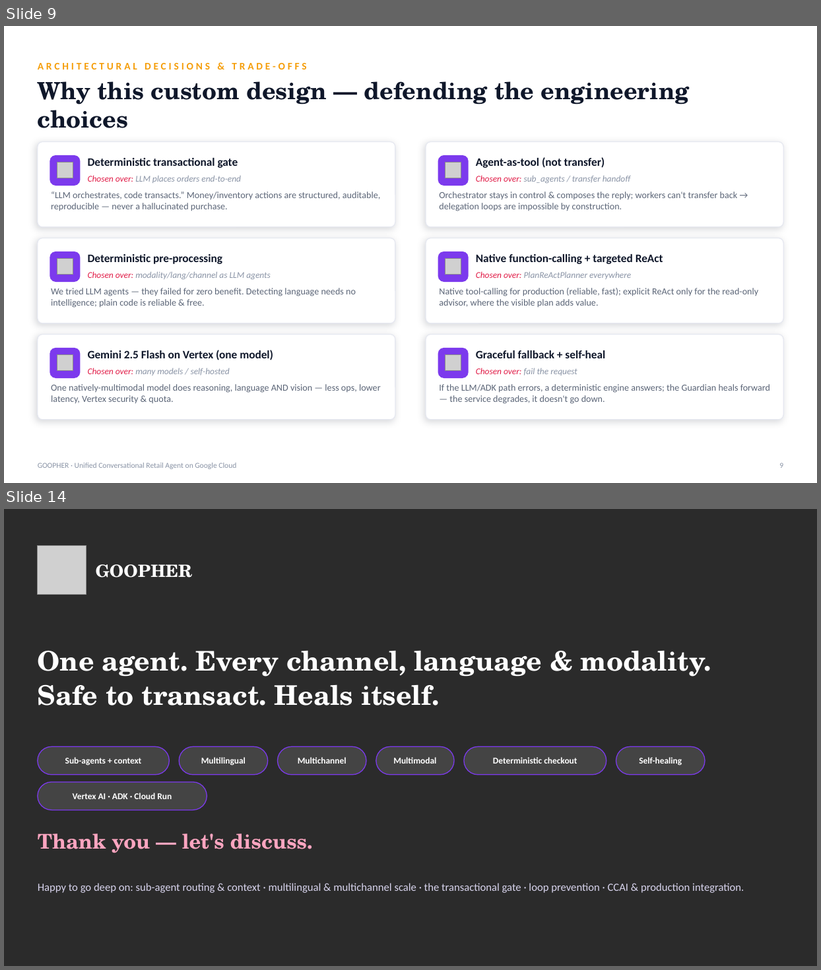
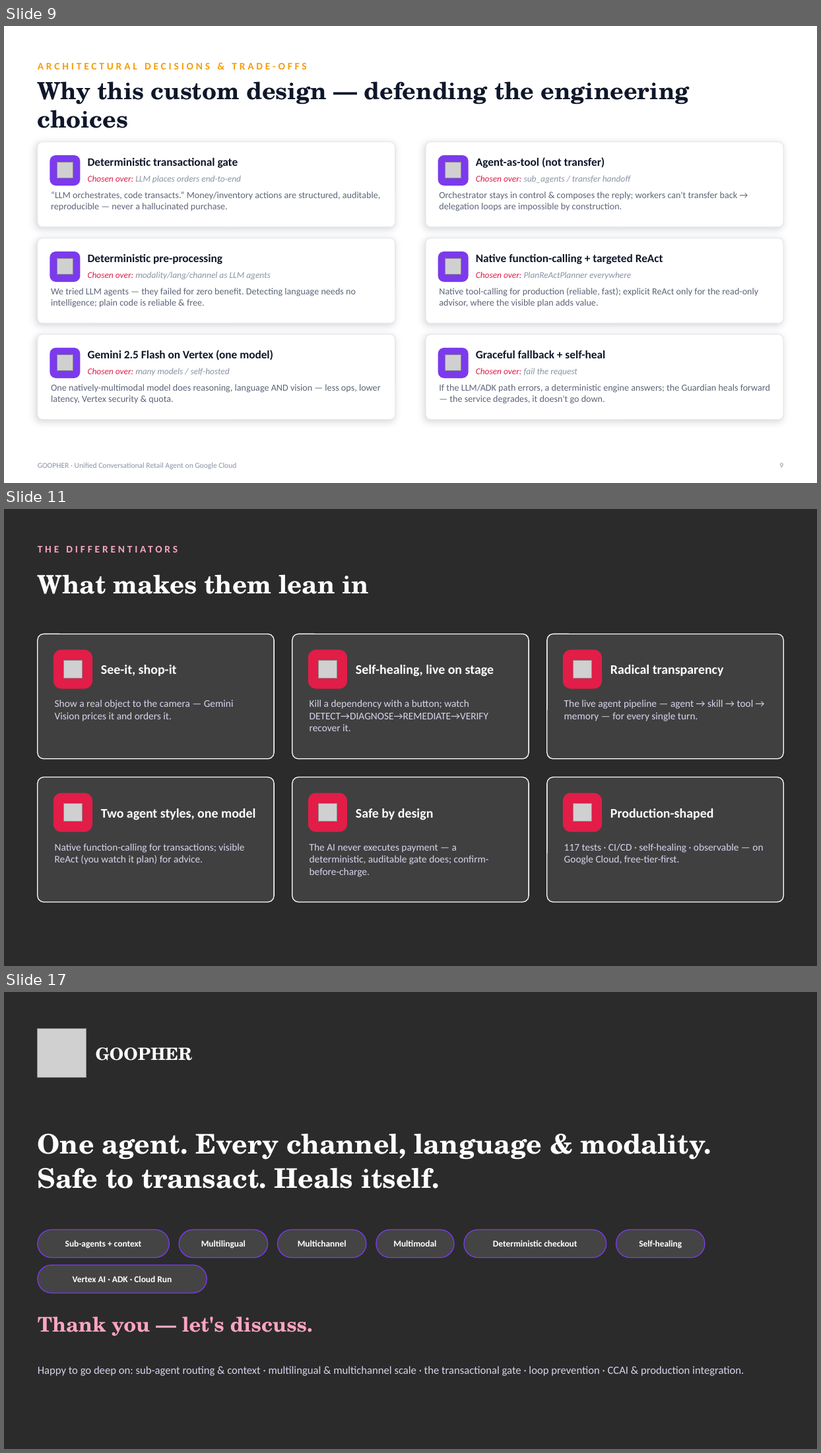
Before and after one commit to sanikacentric/goopher_gcp, a slide deck: PRESENTATION.pptx. Shown one above the other, each under a label of ours: slides 9 and 14 before the commit, slides 9, 11 and 17 after it; the slides between them are not shown. The pictures are 821x970 and 821x1453 pixels, drawn with LibreOffice and Linux fonts; fonts in the diff are those of the drawing; grey boxes stand for pictures; background and template pictures are left out; a plain dark background stands for a picture behind light text. Boxes give left, top, right and bottom in pixels: in the first picture for what was removed or moved away, otherwise in the second. Text is boxed around its words. In the diff, an @@ line names an element or a change of style, - is before the commit and + after.

```diff
--- a/PRESENTATION.pptx
+++ b/PRESENTATION.pptx
@@ slide 11 added at [4, 509, 817, 966], background picture (left out) @@
@@ text added at [38, 539, 783, 558], 12 pt, text #FCA5C0, bold @@
+THE DIFFERENTIATORS
@@ text added at [38, 574, 370, 594], 30 pt, text #FFFFFF, bold @@
+What makes them lean in
@@ rounded rectangle added at [38, 634, 274, 759], fill #FFFFFF at 10% opacity, outline #FFFFFF 1 pt @@
@@ rounded rectangle added at [292, 634, 529, 759], fill #FFFFFF at 10% opacity, outline #FFFFFF 1 pt @@
@@ rounded rectangle added at [547, 634, 784, 759], fill #FFFFFF at 10% opacity, outline #FFFFFF 1 pt @@
@@ rounded rectangle added at [54, 650, 92, 689], fill #E11D48 @@
@@ picture added at [64, 660, 82, 679] @@
@@ text added at [101, 665, 177, 676], 15.5 pt, text #FFFFFF, bold @@
+See-it, shop-it
@@ rounded rectangle added at [308, 650, 347, 689], fill #E11D48 @@
@@ picture added at [319, 660, 337, 679] @@
@@ text added at [356, 665, 494, 677], 15.5 pt, text #FFFFFF, bold @@
+Self-healing, live on stage
@@ rounded rectangle added at [564, 650, 603, 689], fill #E11D48 @@
@@ picture added at [574, 660, 592, 679] @@
@@ text added at [611, 665, 724, 676], 15.5 pt, text #FFFFFF, bold @@
+Radical transparency
@@ text added at [55, 700, 234, 722], 12 pt, text #D7D3EC @@
+Show a real object to the camera — Gemini Vision prices it and orders it.
@@ text added at [310, 700, 488, 731], 12 pt, text #D7D3EC @@
+Kill a dependency with a button; watch DETECT→DIAGNOSE→REMEDIATE→VERIFY recover it.
@@ text added at [564, 700, 754, 722], 12 pt, text #D7D3EC @@
+The live agent pipeline — agent → skill → tool → memory — for every single turn.
@@ rounded rectangle added at [38, 778, 274, 902], fill #FFFFFF at 10% opacity, outline #FFFFFF 1 pt @@
@@ rounded rectangle added at [292, 778, 529, 902], fill #FFFFFF at 10% opacity, outline #FFFFFF 1 pt @@
@@ rounded rectangle added at [547, 778, 784, 902], fill #FFFFFF at 10% opacity, outline #FFFFFF 1 pt @@
@@ rounded rectangle added at [54, 793, 92, 832], fill #E11D48 @@
@@ picture added at [64, 803, 82, 822] @@
@@ rounded rectangle added at [308, 793, 347, 832], fill #E11D48 @@
@@ picture added at [319, 803, 337, 822] @@
@@ rounded rectangle added at [564, 793, 603, 832], fill #E11D48 @@
@@ picture added at [574, 803, 592, 822] @@
@@ text added at [101, 809, 255, 821], 15.5 pt, text #FFFFFF, bold @@
+Two agent styles, one model
@@ text added at [356, 809, 434, 821], 15.5 pt, text #FFFFFF, bold @@
+Safe by design
@@ text added at [611, 809, 714, 820], 15.5 pt, text #FFFFFF, bold @@
+Production-shaped
@@ text added at [55, 844, 244, 865], 12 pt, text #D7D3EC @@
+Native function-calling for transactions; visible ReAct (you watch it plan) for advice.
@@ text added at [310, 844, 489, 877], 12 pt, text #D7D3EC @@
+The AI never executes payment — a deterministic, auditable gate does; confirm-before-charge.
@@ text added at [564, 844, 763, 865], 12 pt, text #D7D3EC @@
+117 tests · CI/CD · self-healing · observable — on Google Cloud, free-tier-first.
@@ what was slide 14 is now slide 17 @@
```
Also in this commit, not shown: 4 slides changed, 2 other slides added, 3 other files.
